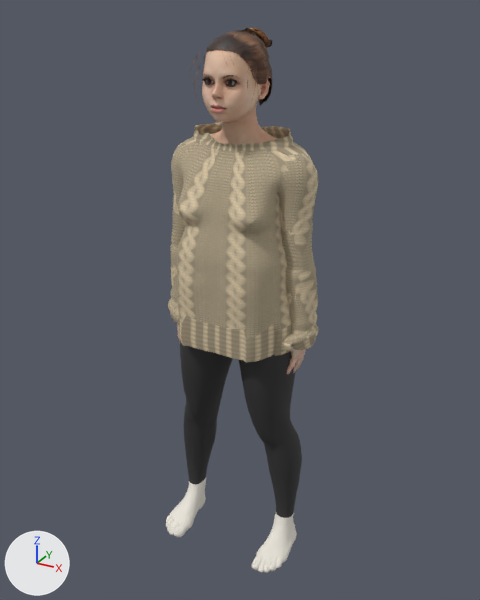
An edit to the glTF model demo-3d/models/real/partner.glb, drawn before and after from the same camera.
The view is the same before and after, from a 50 mm lens placed at (0.818, -1.509, 1.527), pointed at (-0.008, -0.008, 0.776). Every picture has the same lights, and +X, +Y and +Z are marked at lower left. The first picture is the older version.

The first picture shows 'human_partner', 'human_partner.ponytail01', 'leggings_partner', 'socks_partner', 'sweater_partner' and 2 more.
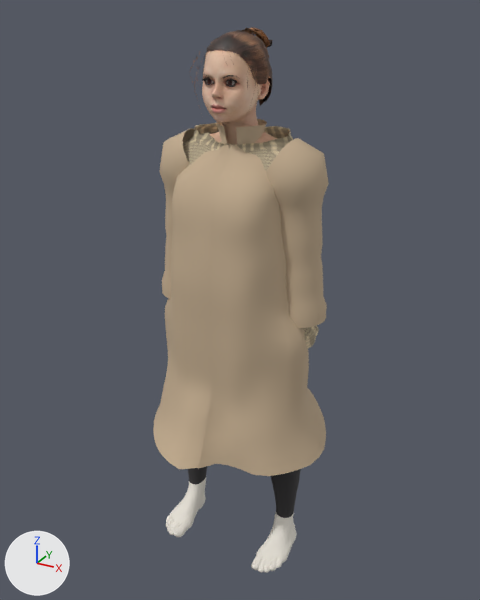
Where the change shows, as pixel boxes (x1, y1, x2, y2) in the pictures (480 x 600 px):
'coat_partner', added (beige): after (153, 119, 329, 476)
'sweater_partner', unchanged, covered by the edit: before (168, 122, 319, 363); after (183, 123, 319, 348)
'leggings_partner', unchanged, covered by the edit: before (180, 340, 302, 518); after (188, 466, 301, 518)

The edits, one by one:
Material 'coat_partner' (mat_coat_partner) is new.
Its base color is (0.55, 0.42, 0.28) (beige #c4ad90).
Its roughness is 0.92.
Mesh me_coat_partner_003 is new.
It has 1779 vertices, 3352 faces and spans x -0.275..0.274, y -0.294..0.25, z 0.376..1.266.
It uses material mat_coat_partner (beige #c4ad90).
Object 'coat_partner' (ob_coat_partner) is new; it shows me_coat_partner_003.
Its location is (0.0, 0.0, 0.0).
